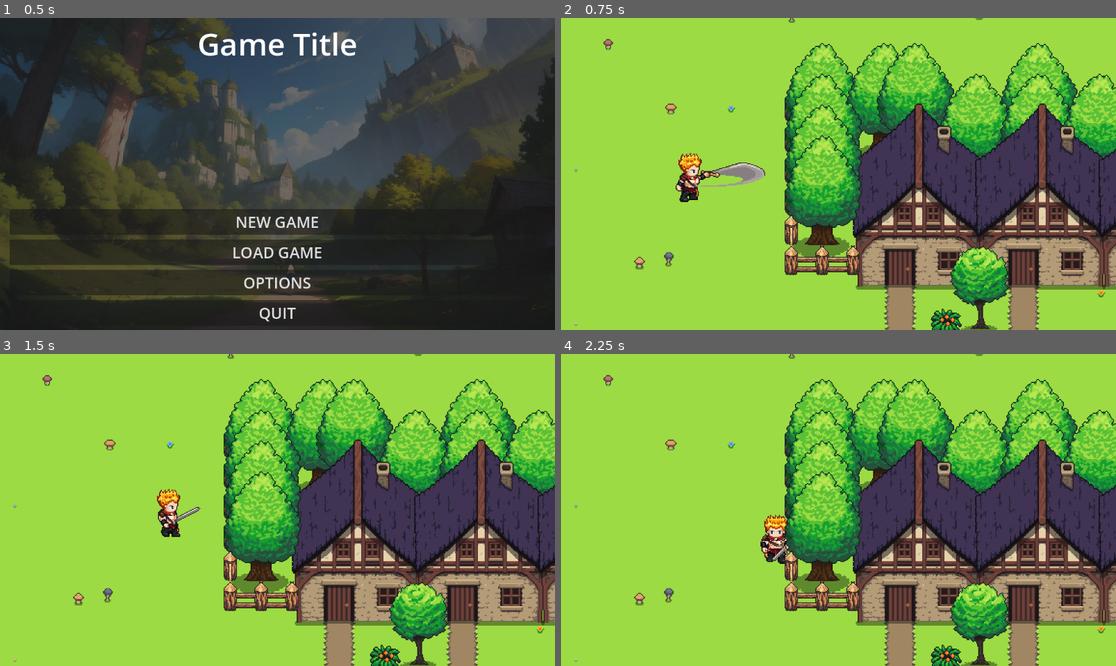
Above: before the commit, frames 1-4 (two rows, left to right).
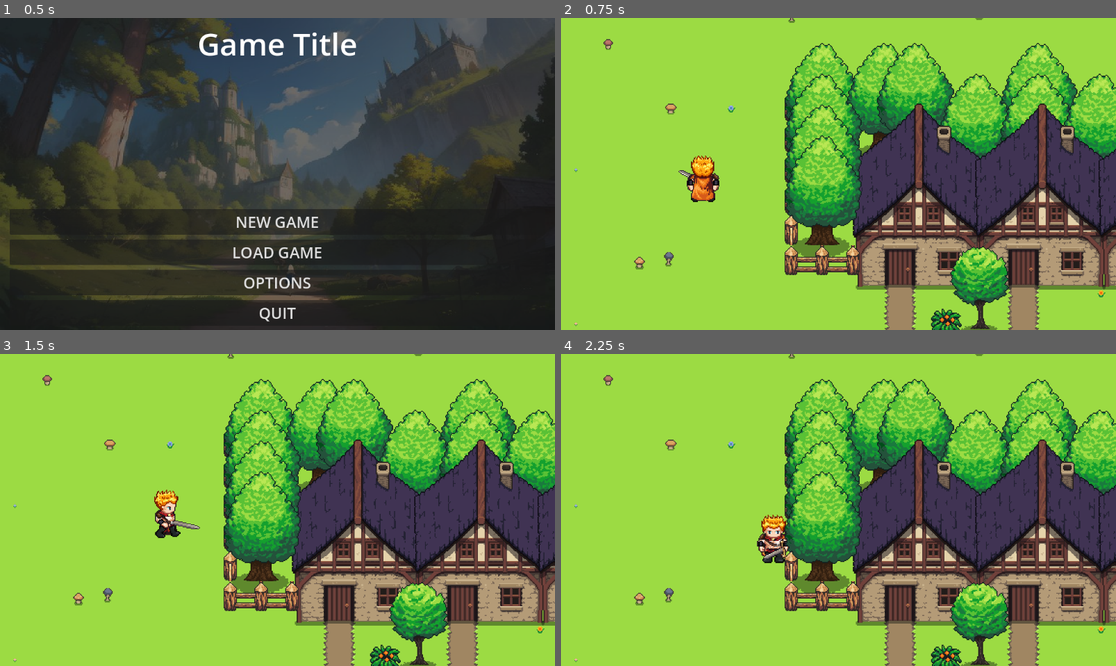
Above: after the commit, the same moments.

Repository: emre-buruk007/Godot-RPG
Game: Godot game, scene res://Scenes/GameScreens/main_menu.tscn
Two runs of this game, one before a commit and one after it. Both use one fixed random seed, a clock stepped at 60 frames per second and the inputs below.
Inputs:
- Up to frame 1 (0.5 s): no input
- Up to frame 2 (0.75 s): click "NEW GAME" at 0.5 s
- Up to frame 3 (1.5 s): tap Enter at 1.25 s; hold Right (ui_right) from 1.28 s (still down); tap Space (Attack, bound only after the commit) at 1.35 s
- Up to frame 4 (2.25 s): release Right (ui_right) at 2.03 s; hold Down (ui_down) from 2.03 s (still down); tap Space (Attack, bound only after the commit) at 2.1 s

Frame 1 is identical in both runs. In frame 2, 1.4% of the frame differs, in the area x 20-37%, y 43-60%; in frame 3, 0.6%; in frame 4, 0.6%.
Error after the commit: Invalid access to property or key 'finished' on a base object of type 'AnimatedSprite2D'. (res://Scenes/Characters/Scripts/main_character.gd:39)

Commit message:
After some rest time decided to get back

Diff:
--- a/Scenes/Characters/Scripts/main_character.gd
+++ b/Scenes/Characters/Scripts/main_character.gd
@@ -5,9 +5,13 @@
 @export var move_speed = 130
 var current_direction = "none"
 
+func attack_handler():
+	animation_handler("Attack")
+
 func animation_handler(status: String):
 	var dir = current_direction
 
+	# movement animations
 	if dir == "right":
 		if status == "moving":
 			animated_sprite_2d.play("WalkingRight")
@@ -28,6 +32,18 @@
 			animated_sprite_2d.play("WalkingDown")
 		elif status == "not moving":
 			animated_sprite_2d.play("IdleDown")
+
+	# Attack animations
+	if dir == "right" and status == "Attack":
+		animated_sprite_2d.play("AttackRight")
+		await(animated_sprite_2d.finished)
+	elif dir == "left" and status == "Attack":
+		animated_sprite_2d.play("AttackLeft")
+	elif dir == "up" and status == "Attack":
+		animated_sprite_2d.play("AttackUp")
+	elif dir == "down" and status == "Attack":
+		animated_sprite_2d.play("AttackDown")
+
 
 func player_movement(delta):
 
@@ -60,3 +76,6 @@
 
 func _physics_process(delta):
 	player_movement(delta)
+
+	if Input.is_action_just_pressed("Attack"):
+		attack_handler()
--- a/Scenes/Characters/main_character.tscn
+++ b/Scenes/Characters/main_character.tscn
@@ -1,8 +1,48 @@
-[gd_scene load_steps=51 format=3 uid="uid://rr4utbe5gulh"]
+[gd_scene load_steps=68 format=3 uid="uid://rr4utbe5gulh"]
 
 [ext_resource type="Script" path="res://Scenes/Characters/Scripts/main_character.gd" id="1_6a6wu"]
 [ext_resource type="Texture2D" uid="uid://pedohisw235g" path="res://Assets/Characters/Download14503.png" id="2_245yp"]
 
+[sub_resource type="AtlasTexture" id="AtlasTexture_5wngx"]
+atlas = ExtResource("2_245yp")
+region = Rect2(256, 1792, 64, 64)
+
+[sub_resource type="AtlasTexture" id="AtlasTexture_1nia5"]
+atlas = ExtResource("2_245yp")
+region = Rect2(448, 1792, 64, 64)
+
+[sub_resource type="AtlasTexture" id="AtlasTexture_orvf3"]
+atlas = ExtResource("2_245yp")
+region = Rect2(630, 1792, 90, 64)
+
+[sub_resource type="AtlasTexture" id="AtlasTexture_twp5n"]
+atlas = ExtResource("2_245yp")
+region = Rect2(816, 1782, 102, 99)
+
+[sub_resource type="AtlasTexture" id="AtlasTexture_jhcvs"]
+atlas = ExtResource("2_245yp")
+region = Rect2(1000, 1782, 125, 99)
+
+[sub_resource type="AtlasTexture" id="AtlasTexture_2bqqf"]
+atlas = ExtResource("2_245yp")
+region = Rect2(256, 1600, 64, 64)
+
+[sub_resource type="AtlasTexture" id="AtlasTexture_lgyr3"]
+atlas = ExtResource("2_245yp")
+region = Rect2(448, 1600, 64, 64)
+
+[sub_resource type="AtlasTexture" id="AtlasTexture_8f58b"]
+atlas = ExtResource("2_245yp")
+region = Rect2(640, 1600, 64, 64)
+
+[sub_resource type="AtlasTexture" id="AtlasTexture_vacf3"]
+atlas = ExtResource("2_245yp")
+region = Rect2(780, 1600, 156, 64)
+
+[sub_resource type="AtlasTexture" id="AtlasTexture_sfr60"]
+atlas = ExtResource("2_245yp")
+region = Rect2(972, 1600, 162, 64)
+
 [sub_resource type="AtlasTexture" id="AtlasTexture_2j15y"]
 atlas = ExtResource("2_245yp")
 region = Rect2(256, 1984, 64, 64)
@@ -15,9 +55,37 @@
 atlas = ExtResource("2_245yp")
 region = Rect2(640, 1984, 64, 64)
 
-[sub_resource type="AtlasTexture" id="AtlasTexture_jhjvf"]
-atlas = ExtResource("2_245yp")
-region = Rect2(821, 1984, 124, 64)
+[sub_resource type="AtlasTexture" id="AtlasTexture_d2gh6"]
+atlas = ExtResource("2_245yp")
+region = Rect2(785, 1984, 157, 64)
+
+[sub_resource type="AtlasTexture" id="AtlasTexture_glerm"]
+atlas = ExtResource("2_245yp")
+region = Rect2(978, 1984, 163, 64)
+
+[sub_resource type="AtlasTexture" id="AtlasTexture_yfwa2"]
+atlas = ExtResource("2_245yp")
+region = Rect2(64, 1408, 64, 64)
+
+[sub_resource type="AtlasTexture" id="AtlasTexture_8020b"]
+atlas = ExtResource("2_245yp")
+region = Rect2(256, 1408, 64, 64)
+
+[sub_resource type="AtlasTexture" id="AtlasTexture_5jrms"]
+atlas = ExtResource("2_245yp")
+region = Rect2(448, 1408, 64, 64)
+
+[sub_resource type="AtlasTexture" id="AtlasTexture_axetf"]
+atlas = ExtResource("2_245yp")
+region = Rect2(630, 1408, 90, 64)
+
+[sub_resource type="AtlasTexture" id="AtlasTexture_ny4n3"]
+atlas = ExtResource("2_245yp")
+region = Rect2(819, 1400, 91, 70)
+
+[sub_resource type="AtlasTexture" id="AtlasTexture_iaa1w"]
+atlas = ExtResource("2_245yp")
+region = Rect2(987, 1400, 141, 70)
 
 [sub_resource type="AtlasTexture" id="AtlasTexture_q7n4b"]
 atlas = ExtResource("2_245yp")
@@ -191,6 +259,46 @@
 animations = [{
 "frames": [{
 "duration": 1.0,
+"texture": SubResource("AtlasTexture_5wngx")
+}, {
+"duration": 1.0,
+"texture": SubResource("AtlasTexture_1nia5")
+}, {
+"duration": 1.0,
+"texture": SubResource("AtlasTexture_orvf3")
+}, {
+"duration": 1.0,
+"texture": SubResource("AtlasTexture_twp5n")
+}, {
+"duration": 1.0,
+"texture": SubResource("AtlasTexture_jhcvs")
+}],
+"loop": true,
+"name": &"AttackDown",
+"speed": 15.0
+}, {
+"frames": [{
+"duration": 1.0,
+"texture": SubResource("AtlasTexture_2bqqf")
+}, {
+"duration": 1.0,
+"texture": SubResource("AtlasTexture_lgyr3")
+}, {
+"duration": 1.0,
+"texture": SubResource("AtlasTexture_8f58b")
+}, {
+"duration": 1.0,
+"texture": SubResource("AtlasTexture_vacf3")
+}, {
+"duration": 1.0,
+"texture": SubResource("AtlasTexture_sfr60")
+}],
+"loop": true,
+"name": &"AttackLeft",
+"speed": 15.0
+}, {
+"frames": [{
+"duration": 1.0,
 "texture": SubResource("AtlasTexture_2j15y")
 }, {
 "duration": 1.0,
@@ -200,11 +308,37 @@
 "texture": SubResource("AtlasTexture_y1tcw")
 }, {
 "duration": 1.0,
-"texture": SubResource("AtlasTexture_jhjvf")
+"texture": SubResource("AtlasTexture_d2gh6")
+}, {
+"duration": 1.0,
+"texture": SubResource("AtlasTexture_glerm")
 }],
 "loop": true,
 "name": &"AttackRight",
-"speed": 5.0
+"speed": 15.0
+}, {
+"frames": [{
+"duration": 1.0,
+"texture": SubResource("AtlasTexture_yfwa2")
+}, {
+"duration": 1.0,
+"texture": SubResource("AtlasTexture_8020b")
+}, {
+"duration": 1.0,
+"texture": SubResource("AtlasTexture_5jrms")
+}, {
+"duration": 1.0,
+"texture": SubResource("AtlasTexture_axetf")
+}, {
+"duration": 1.0,
+"texture": SubResource("AtlasTexture_ny4n3")
+}, {
+"duration": 1.0,
+"texture": SubResource("AtlasTexture_iaa1w")
+}],
+"loop": true,
+"name": &"AttackUp",
+"speed": 15.0
 }, {
 "frames": [{
 "duration": 1.0,
@@ -388,11 +522,11 @@
 script = ExtResource("1_6a6wu")
 
 [node name="AnimatedSprite2D" type="AnimatedSprite2D" parent="."]
-position = Vector2(1, -1)
+position = Vector2(-1.5, -1)
+scale = Vector2(1.05769, 1)
 sprite_frames = SubResource("SpriteFrames_bpler")
-animation = &"AttackRight"
-frame = 3
-frame_progress = 0.887408
+animation = &"AttackUp"
+frame_progress = 0.277405
 
 [node name="CollisionShape2D" type="CollisionShape2D" parent="."]
 position = Vector2(0, 18)
--- a/project.godot
+++ b/project.godot
@@ -49,6 +49,11 @@
 , Object(InputEventKey,"resource_local_to_scene":false,"resource_name":"","device":-1,"window_id":0,"alt_pressed":false,"shift_pressed":false,"ctrl_pressed":false,"meta_pressed":false,"pressed":false,"keycode":0,"physical_keycode":83,"key_label":0,"unicode":115,"echo":false,"script":null)
 ]
 }
+Attack={
+"deadzone": 0.5,
+"events": [Object(InputEventKey,"resource_local_to_scene":false,"resource_name":"","device":0,"window_id":0,"alt_pressed":false,"shift_pressed":false,"ctrl_pressed":false,"meta_pressed":false,"pressed":false,"keycode":0,"physical_keycode":32,"key_label":0,"unicode":0,"echo":false,"script":null)
+]
+}
 
 [layer_names]
 
